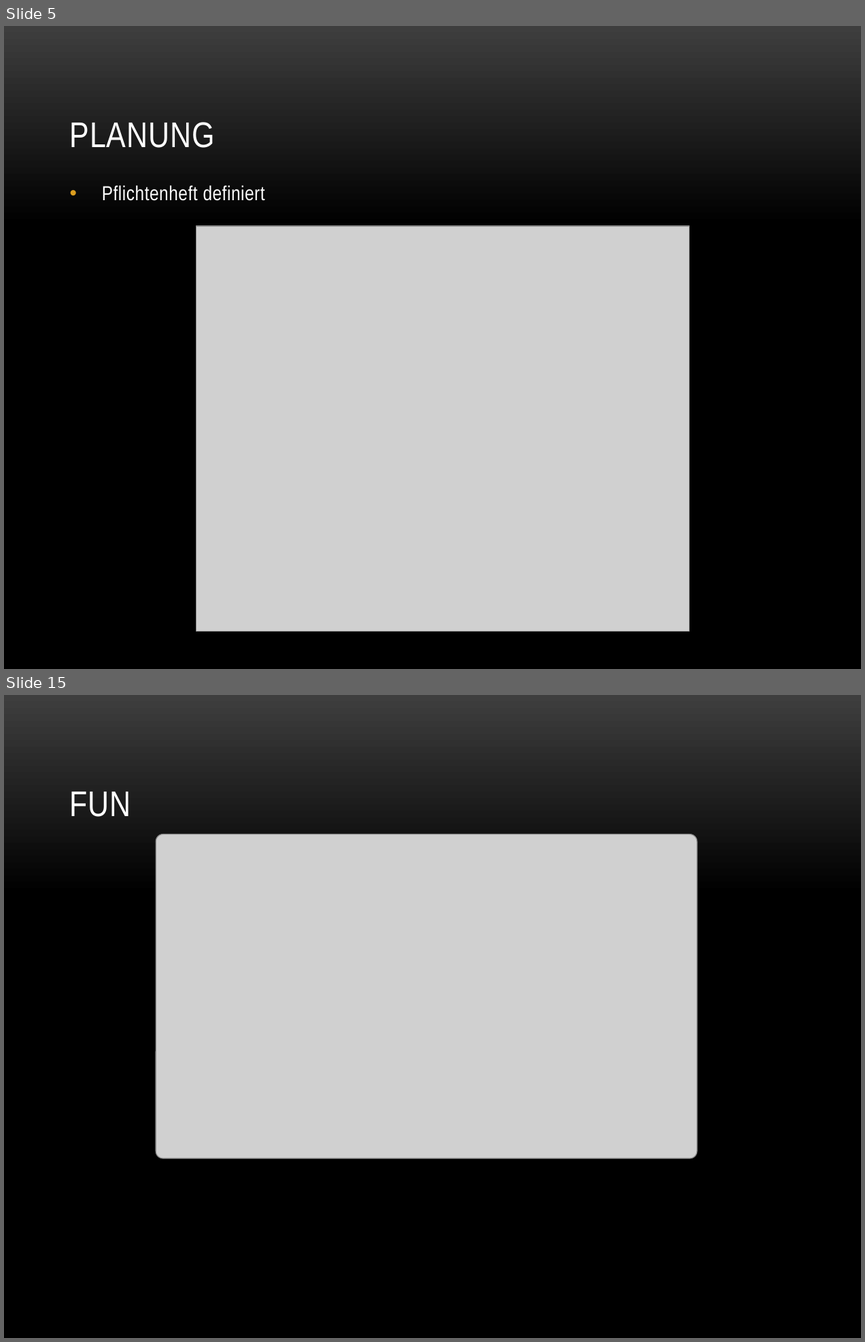
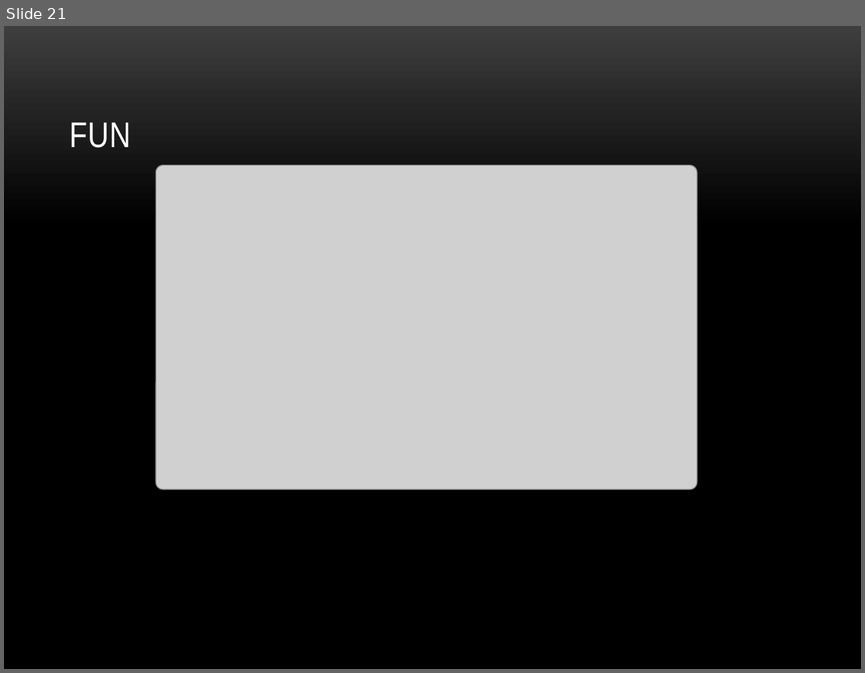
Before and after one commit to baertschi/Puzzle, a slide deck: Doku/Puzzle.pptx. Shown one above the other, each under a label of ours: slides 5 and 15 before the commit, slide 21 after it; the slides between them are not shown. The pictures are 865x1342 and 865x673 pixels, drawn with LibreOffice and Linux fonts; fonts in the diff are those of the drawing; grey boxes stand for pictures; background and template pictures are left out. Boxes give left, top, right and bottom in pixels: in the first picture for what was removed or moved away, otherwise in the second. Text is boxed around its words. In the diff, an @@ line names an element or a change of style, - is before the commit and + after.

```diff
--- a/Doku/Puzzle.pptx
+++ b/Doku/Puzzle.pptx
@@ slide 5 removed at bbox=[4, 26, 861, 669], background picture (left out) @@
@@ title removed at bbox=[70, 122, 215, 148] @@
-PLANUNG
@@ text removed at bbox=[102, 185, 265, 201] @@
-• Pflichtenheft definiert
@@ picture removed at bbox=[196, 226, 689, 630] @@
@@ what was slide 15 is now slide 21 @@
```
Also in this commit, not shown: 8 slides changed, 11 slides added, 4 other slides removed.
